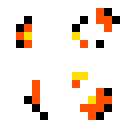
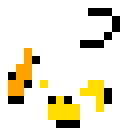
The second 128px x 128px image is a revision of the first. Changes to its layers:
hid group "Group 3" (2 layers) over <box>16,8,120,120</box>
showed group "Group 2" (2 layers) over <box>8,8,120,128</box>
painted on "Layer 3" over <box>8,8,120,128</box>
